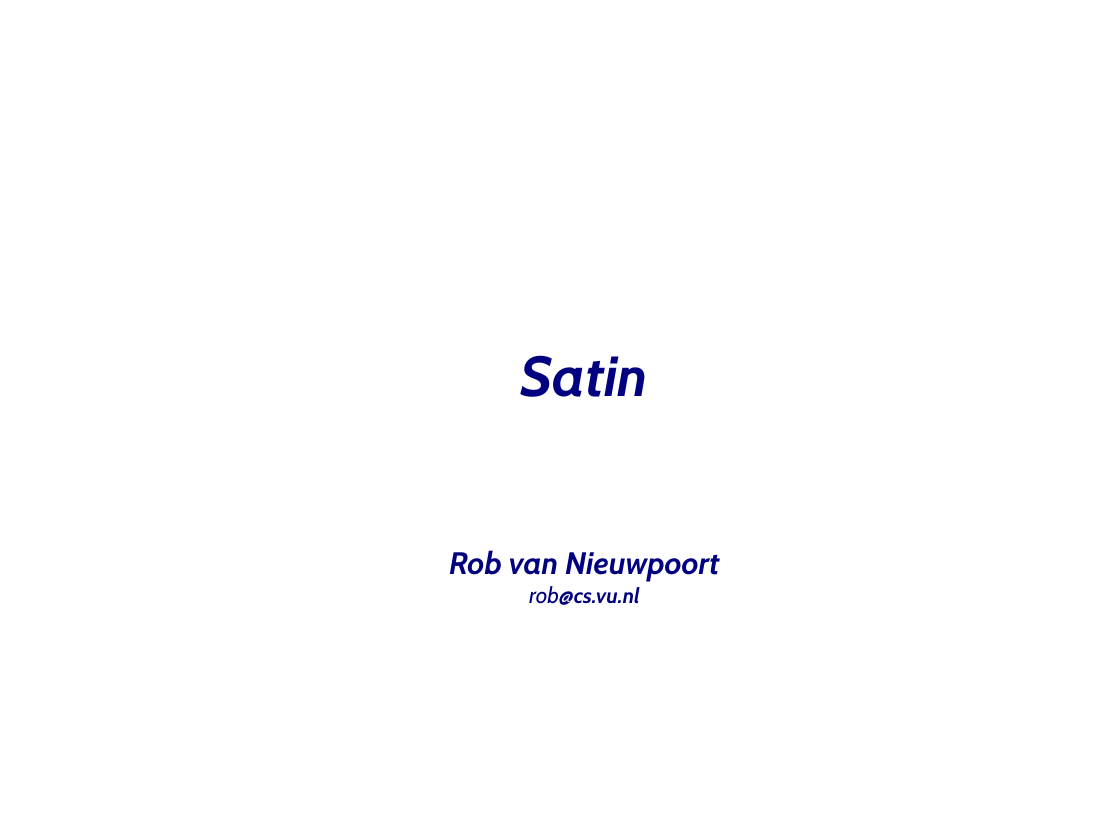
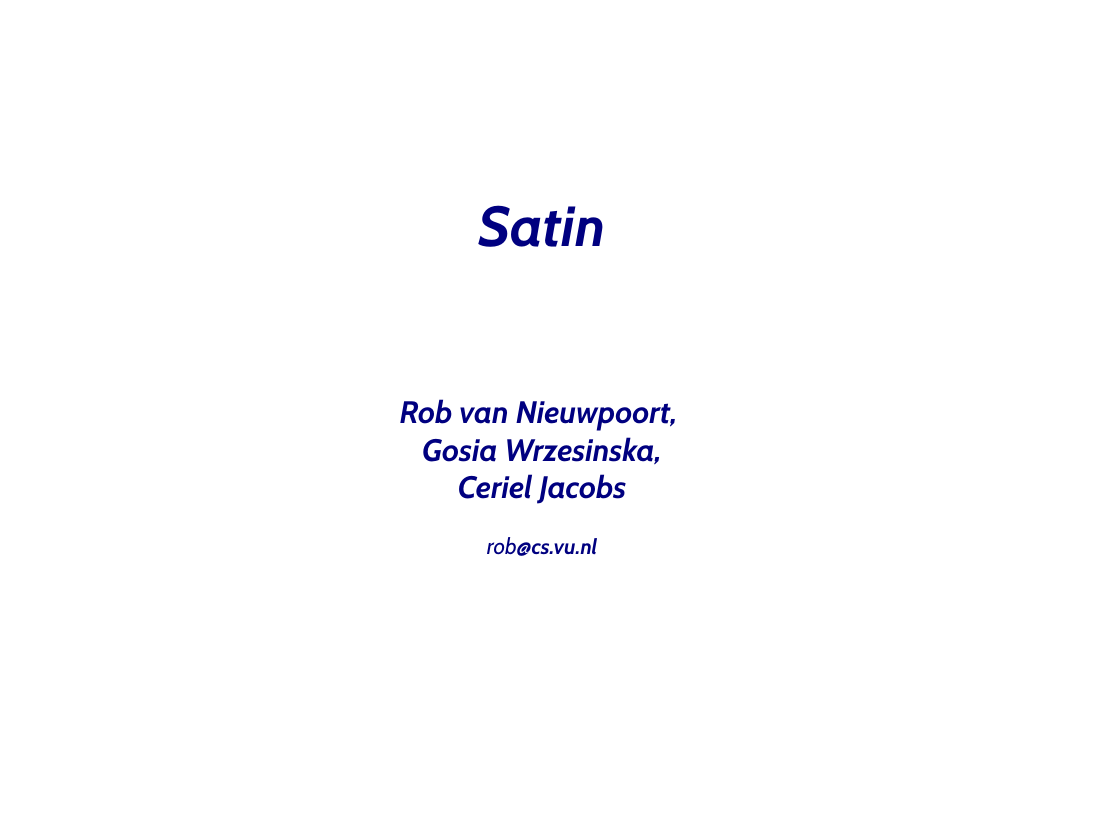
Before and after one commit to JungleComputing/www, a slide deck: slide 1 of tutorial/20080519-CCGrid08-Part-6-Satin-Short.odp. Drawn at 1120x840 pixels with LibreOffice and Linux fonts; fonts in the diff are those of the drawing; background and template pictures are left out. Boxes give left, top, right and bottom in pixels: in the first picture for what was removed or moved away, otherwise in the second. Text is boxed around its words. In the diff, an @@ line names an element or a change of style, - is before the commit and + after.

```diff
--- a/tutorial/20080519-CCGrid08-Part-6-Satin-Short.odp
+++ b/tutorial/20080519-CCGrid08-Part-6-Satin-Short.odp
@@ title at (x1=400, y1=205, x2=678, y2=556): text changed @@
-Satin
-Rob van Nieuwpoort
-rob@cs.vu.nl
+Satin
+Rob van Nieuwpoort,
+Gosia Wrzesinska,
+Ceriel Jacobs
+rob@cs.vu.nl
```
Also in this commit, not shown: 1 other slide changed, 2 slides added, 10 other files.
